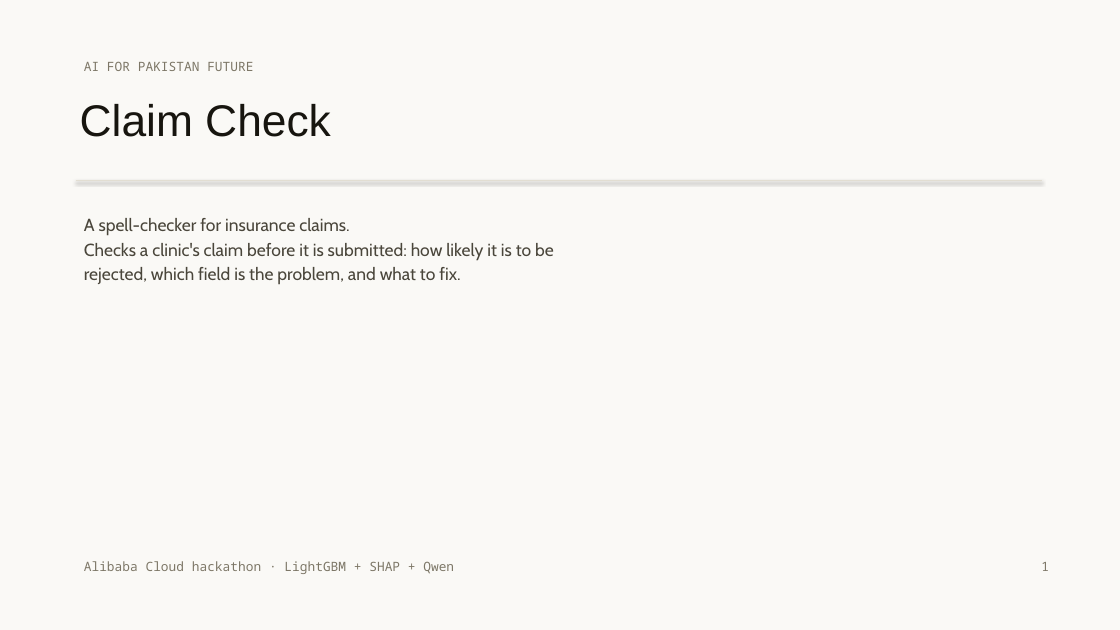
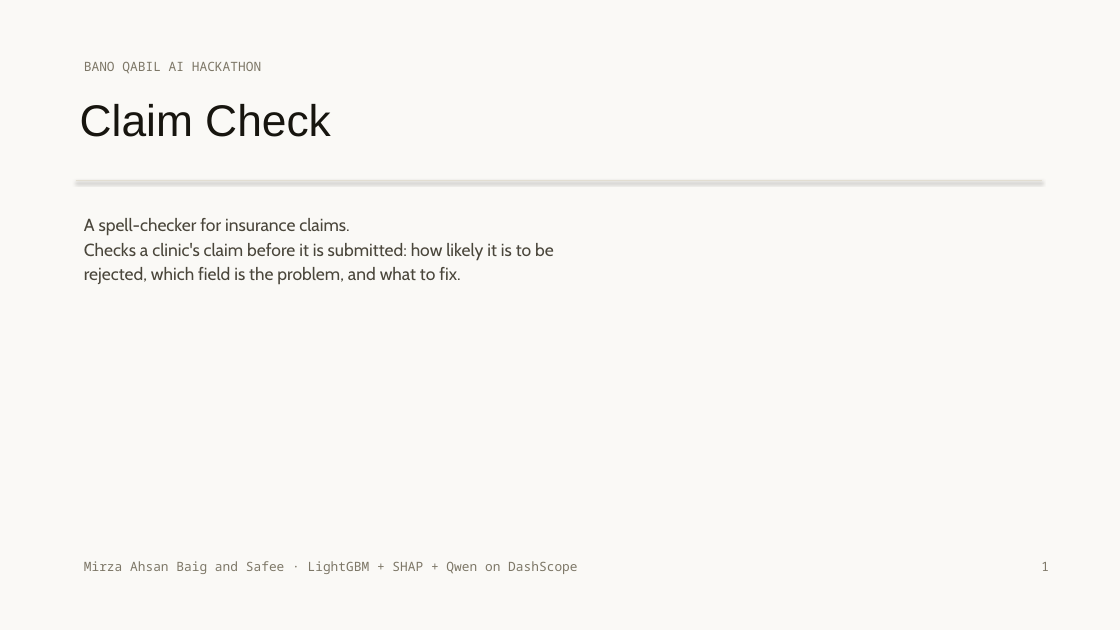
Before and after one commit to mirza-ahsan/tasdeeq-e-bima, a slide deck: slide 1 of docs/deck.pptx. Drawn at 1120x630 pixels with LibreOffice and Linux fonts; fonts in the diff are those of the drawing. Boxes give left, top, right and bottom in pixels: in the first picture for what was removed or moved away, otherwise in the second. Text is boxed around its words. In the diff, an @@ line names an element or a change of style, - is before the commit and + after.

```diff
--- a/docs/deck.pptx
+++ b/docs/deck.pptx
@@ text at [84,62,261,74]: text changed @@
-AI FOR PAKISTAN FUTURE
+BANO QABIL AI HACKATHON
@@ text at [84,561,577,574]: text changed @@
-Alibaba Cloud hackathon · LightGBM + SHAP + Qwen
+Mirza Ahsan Baig and Safee · LightGBM + SHAP + Qwen on DashScope
```
Also in this commit, not shown: 4 other files.
